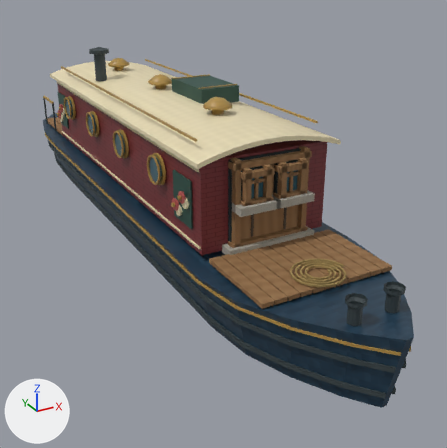
An edit to the glTF model assets/source/models/world/canal-boat-crafted.glb, drawn before and after from the same camera.
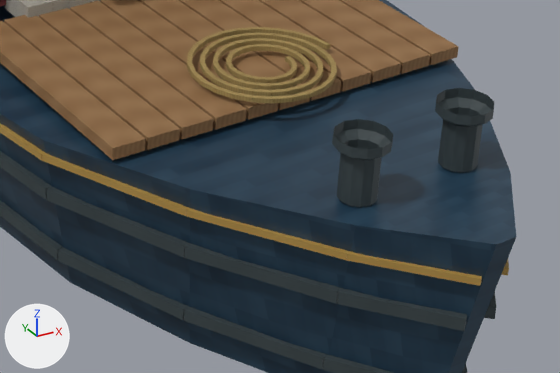
Each version appears first whole from a 50 mm camera at (-4.7, -10.64, 5.16) aimed at (0.6, -1.0, 0.34), and next in a close-up on the part from 49% to 96% of the width and 55% to 87% of the height. Arrows for +X, +Y and +Z are at lower left; the lights stay in place. The last two pictures show the newer version. Vertices at exactly the same position are counted once.

Names of what the first close-up shows: 'canal-boat authored architecture'.
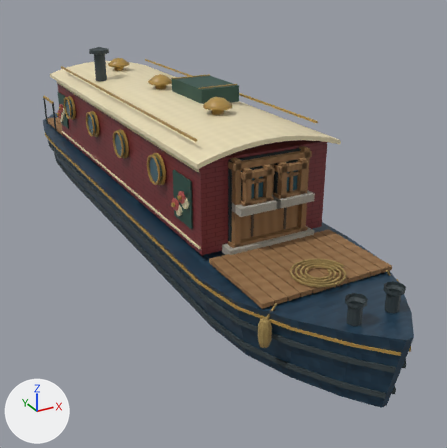
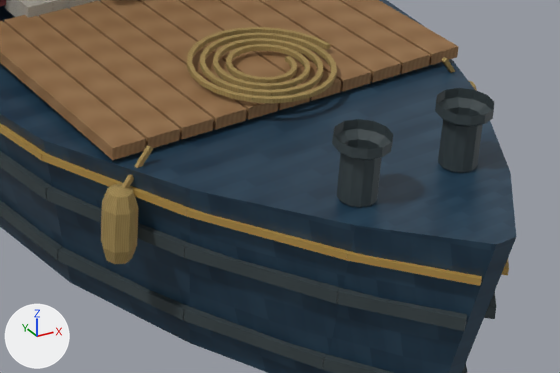
Boxes (x1, y1, x2, y2) around the edits, measured in the close-ups (560 x 373 px):
```json
{"part": 1, "of": "me_canal_boat_planar_architecture", "change": "added", "after": [122, 145, 153, 188]}
{"part": 2, "of": "me_canal_boat_planar_architecture", "change": "added", "after": [442, 57, 455, 73]}
{"part": 3, "of": "me_canal_boat_planar_architecture", "change": "added", "after": [101, 184, 138, 264], "on screen": "brown"}
```

Scene script edits in JSON lines:
```json
{"block": "me_canal_boat_planar_architecture", "where": "# used by ob_canal_boat_authored_architecture; location = (0.0, 0.0, 0.0)"}
{"op": "remove", "block": "me_canal_boat_planar_architecture", "code": "me_canal_boat_planar_architecture.from_pydata(...)  # 4440 vertices, 7536 faces; spans x -1.35..1.35, y -6.47..6.47, z 0.0..3.39"}
{"op": "add", "block": "me_canal_boat_planar_architecture", "code": "me_canal_boat_planar_architecture.from_pydata(...)  # 4608 vertices, 7840 faces; spans x -1.35..1.35, y -6.47..6.47, z 0.0..3.39"}
{"block": "me_canal_boat_planar_architecture", "change": "me_canal_boat_planar_architecture part 1: the loose piece of 8 vertices spanning x -1.07..-0.89, y -5.03..-3.61, z 1.09..1.15 is copied, and the copy is multiplied about its middle by the matrix ((-0.147, 0.112, 0.0), (0.0, 0.0, 0.185), (0.112, 0.147, 0.0)), then moved by (-0.01, -0.78, -0.08); it spans x -1.07..-0.9, y -5.11..-5.09, z 0.93..1.16"}
{"block": "me_canal_boat_planar_architecture", "change": "me_canal_boat_planar_architecture part 2: the loose piece of 8 vertices spanning x 0.89..1.07, y -5.03..-3.61, z 1.09..1.15 is copied, and the copy is multiplied about its middle by the matrix ((-0.147, -0.112, 0.0), (0.0, 0.0, 0.185), (-0.112, 0.147, 0.0)), then moved by (0.01, -0.78, -0.08); it spans x 0.9..1.07, y -5.11..-5.09, z 0.93..1.16"}
{"block": "me_canal_boat_planar_architecture", "change": "me_canal_boat_planar_architecture part 3: a new loose piece of 34 vertices spanning x -1.15..-0.97, y -5.19..-5.01, z 0.56..0.98, in mat_authored_village_mineral_and_joinery_atlas"}
{"block": "me_canal_boat_planar_architecture", "change": "other edits to the shape of me_canal_boat_planar_architecture do not show in these pictures"}
```
